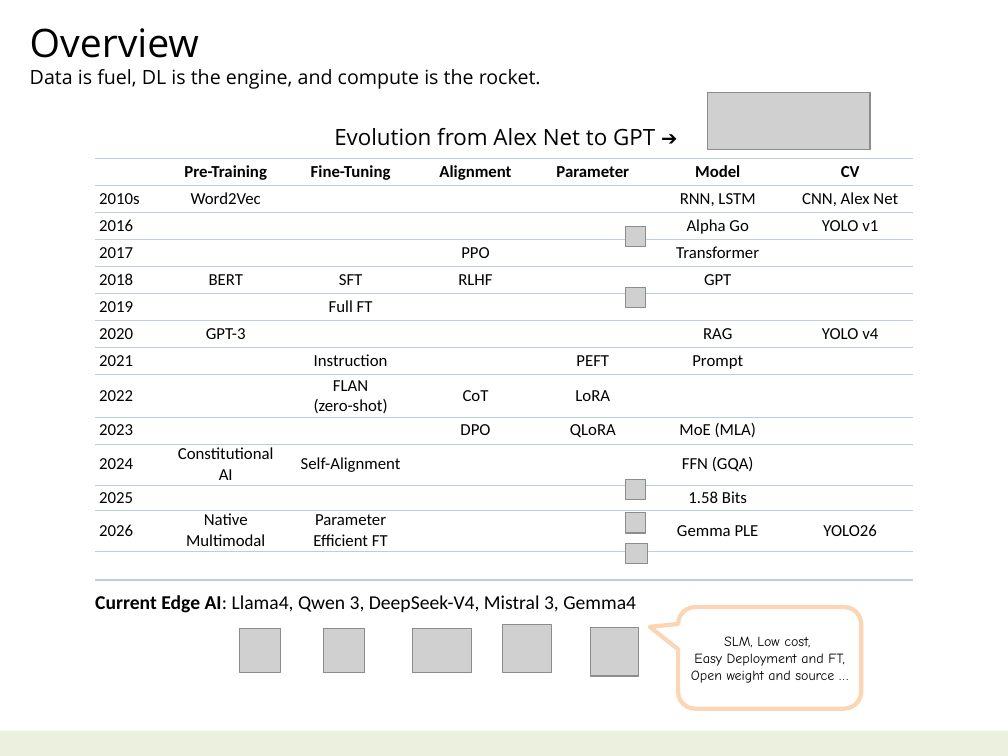
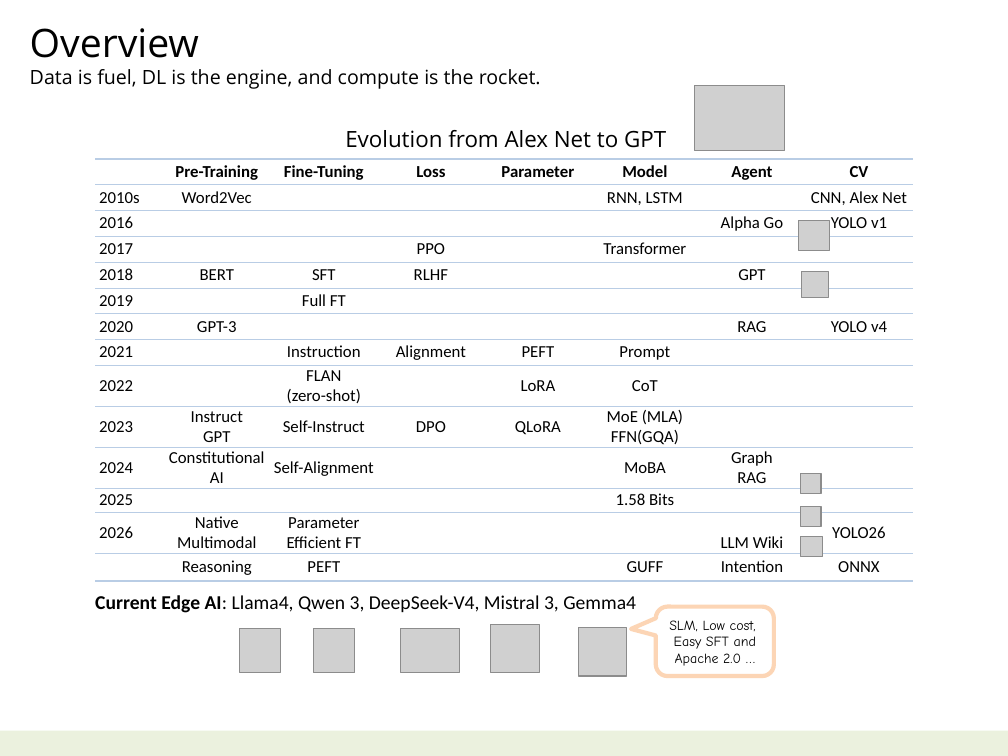
Before and after one commit to navibator/crazy-ai, a slide deck: slide 4 of ai.pptx. Drawn at 1008x756 pixels with LibreOffice and Linux fonts; fonts in the diff are those of the drawing; grey boxes stand for pictures. Boxes give left, top, right and bottom in pixels: in the first picture for what was removed or moved away, otherwise in the second. Text is boxed around its words. In the diff, an @@ line names an element or a change of style, - is before the commit and + after.

```diff
--- a/ai.pptx
+++ b/ai.pptx
@@ picture added at (695, 86, 784, 151) @@
@@ table at (95, 118, 911, 617) @@
-column 1, row 1: Evolution from Alex Net to GPT ➔
+column 1, row 1: Evolution from Alex Net to GPT
-column 2, row 11: 
+column 2, row 11: Instruct / GPT
-column 2, row 15: 
+column 2, row 15: Reasoning
-column 3, row 11: 
+column 3, row 11: Self-Instruct
-column 3, row 15: 
+column 3, row 15: PEFT
-column 4:  | Alignment |  |  | PPO | RLHF |  |  |  | CoT | DPO |  |  |  |  | 
+column 4:  | Loss |  |  | PPO | RLHF |  |  | Alignment |  | DPO |  |  |  |  | 
-column 6:  | Model | RNN, LSTM | Alpha Go | Transformer | GPT |  | RAG | Prompt |  | MoE (MLA) | FFN (GQA) | 1.58 Bits | Gemma PLE |  | 
-column 7:  | CV | CNN, Alex Net | YOLO v1 |  |  |  | YOLO v4 |  |  |  |  |  | YOLO26 |  | 
+column 6:  | Model | RNN, LSTM |  | Transformer |  |  |  | Prompt | CoT | MoE (MLA) FFN(GQA) | MoBA | 1.58 Bits |  | GUFF | 
+column 7:  | Agent |  | Alpha Go |  | GPT |  | RAG |  |  |  | Graph / RAG |  | LLM Wiki | Intention | 
+column 8:  | CV | CNN, Alex Net | YOLO v1 |  |  |  | YOLO v4 |  |  |  |  |  | YOLO26 | ONNX | 
@@ picture removed at (708, 93, 870, 150) @@
@@ picture: place and size @@
-picture at (626, 227, 646, 247)
+picture at (799, 221, 830, 251)
@@ picture: place and size @@
-picture at (626, 287, 646, 307)
+picture at (801, 271, 828, 297)
@@ 3 pictures: place and size @@
-3 pictures at (626, 480, 647, 563)
+3 pictures at (801, 473, 823, 556)
@@ 4 pictures: place and size @@
-4 pictures at (324, 624, 639, 676)
+4 pictures at (313, 624, 627, 676)
@@ rounded speech box "SLM, Low cost,": place and size @@
-rounded speech box "SLM, Low cost," at (678, 607, 862, 709)
+rounded speech box "SLM, Low cost," at (656, 607, 774, 676)
@@ rounded speech box "SLM, Low cost," at (656, 607, 774, 676): proportions changed @@
@@ text in rounded speech box at (674, 636, 756, 666): text changed @@
-Easy Deployment and FT,
-Open weight and source …
+Easy SFT and
+Apache 2.0 …
```
Also in this commit, not shown: 5 other slides changed, 17 other files.
